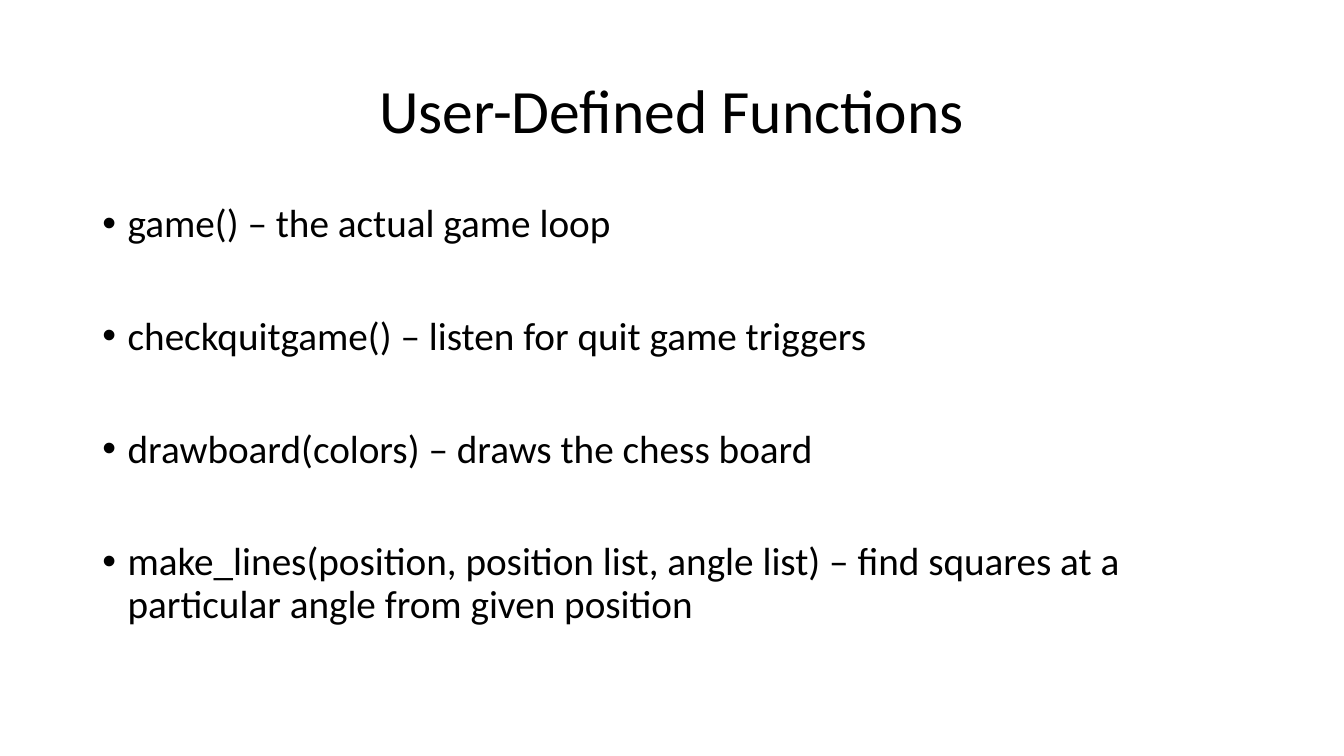
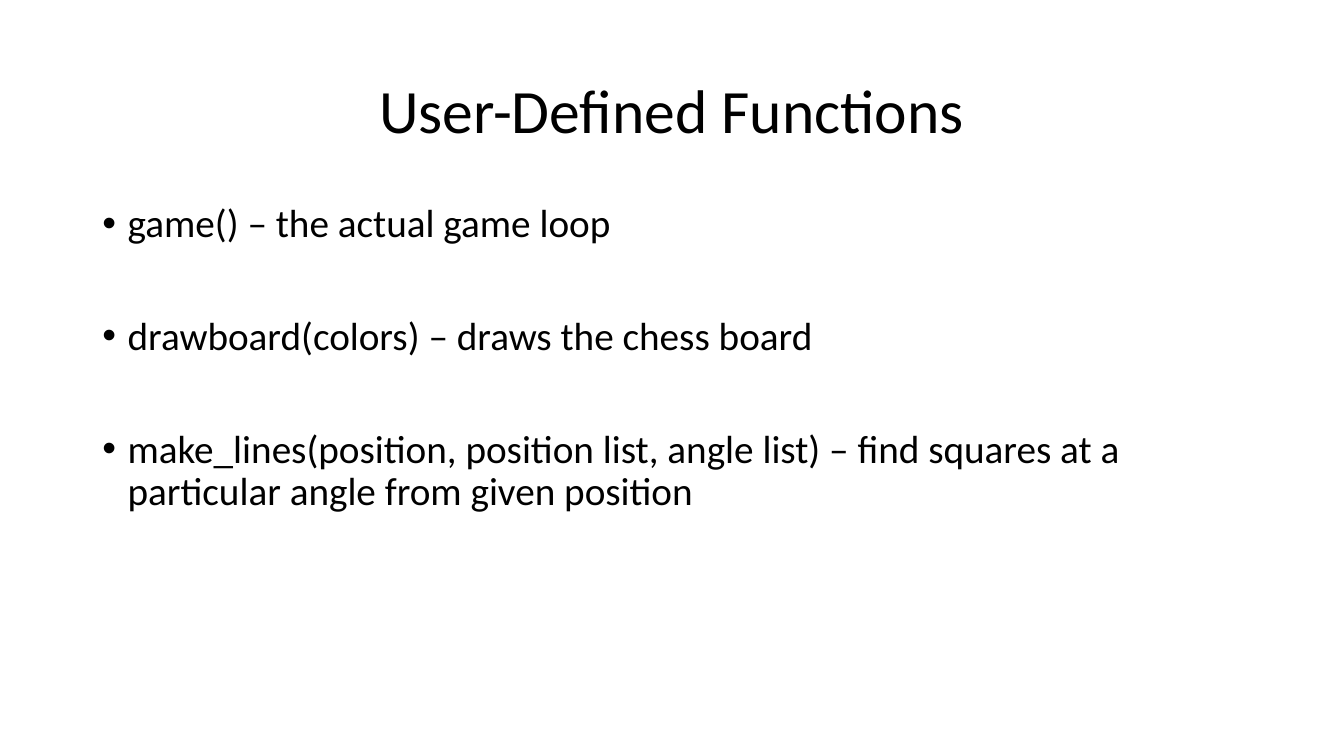
Before and after one commit to chattarajoy/Shatranj, a slide deck: slide 9 of MEDIA/presentation.pptx. Drawn at 1344x756 pixels with LibreOffice and Linux fonts; fonts in the diff are those of the drawing. Boxes give left, top, right and bottom in pixels: in the first picture for what was removed or moved away, otherwise in the second. Text is boxed around its words. In the diff, an @@ line names an element or a change of style, - is before the commit and + after.

```diff
--- a/MEDIA/presentation.pptx
+++ b/MEDIA/presentation.pptx
@@ text at [128, 321, 866, 357]: paragraph removed @@
-• checkquitgame() – listen for quit game triggers
```
Also in this commit, not shown: 1 other slide changed, 4 other files.
